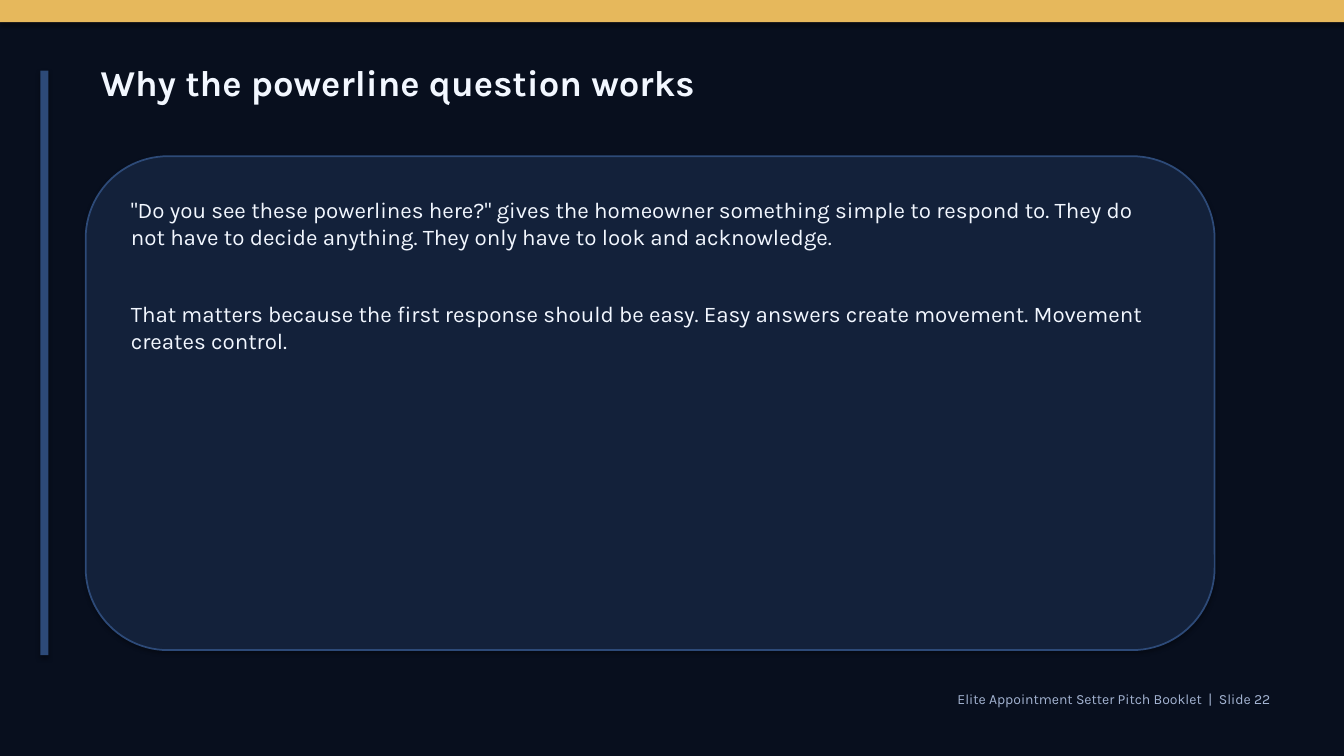
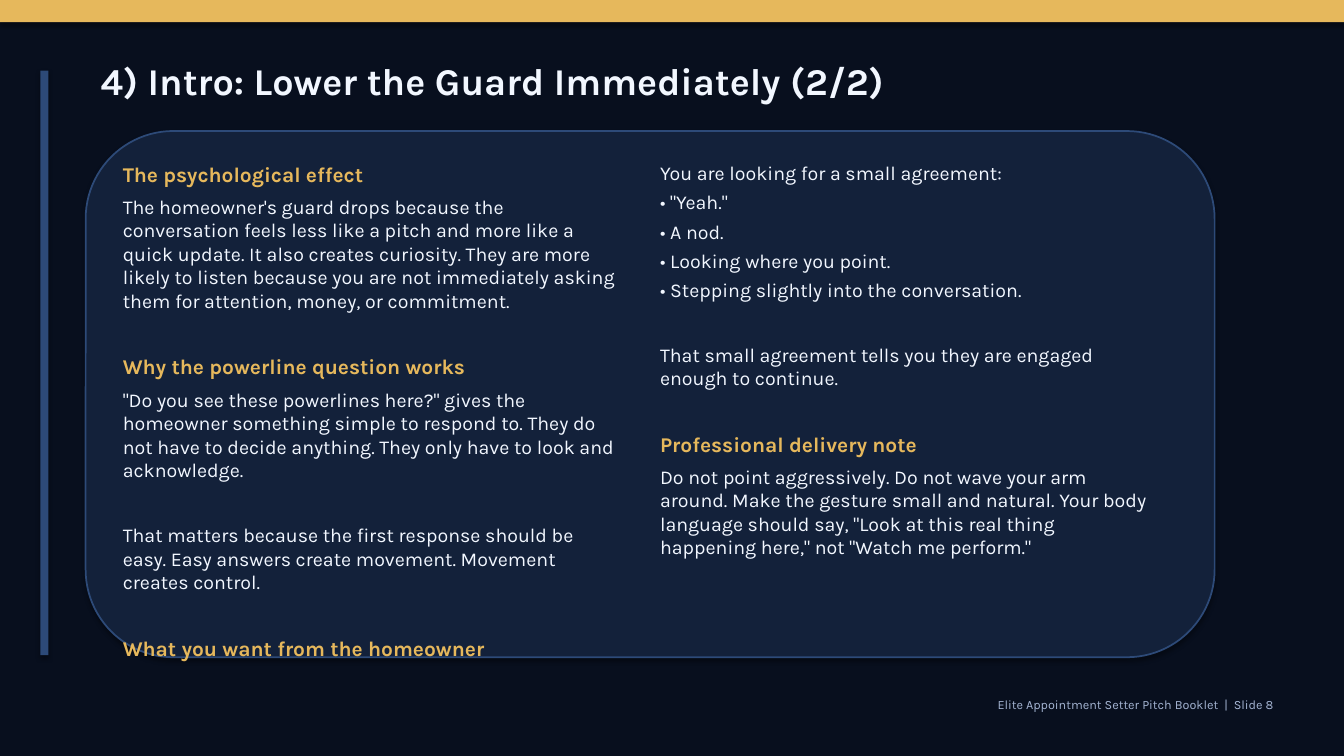
Before and after one commit to rvargas112902-ship-it/Solar-project, a slide deck: slide 8 of deliverables/APPOINTMENT_SETTER_HANDBOOK_ELITE_DECK.pptx (slide 22 before the commit). Drawn at 1344x756 pixels with LibreOffice and Linux fonts; fonts in the diff are those of the drawing. Boxes give left, top, right and bottom in pixels: in the first picture for what was removed or moved away, otherwise in the second. Text is boxed around its words. In the diff, an @@ line names an element or a change of style, - is before the commit and + after.

```diff
--- a/deliverables/APPOINTMENT_SETTER_HANDBOOK_ELITE_DECK.pptx
+++ b/deliverables/APPOINTMENT_SETTER_HANDBOOK_ELITE_DECK.pptx
@@ text at (x1=101, y1=66, x2=884, y2=104): text changed; size 26 to 27 pt @@
-Why the powerline question works
+4) Intro: Lower the Guard Immediately (2/2)
@@ rounded rectangle resized from (x1=86, y1=156, x2=1215, y2=650) to (x1=86, y1=131, x2=1215, y2=657) @@
@@ text at (x1=123, y1=167, x2=615, y2=590): paragraph added @@
+What you want from the homeowner
@@ text "The psychological effect" moved from (x1=131, y1=202, x2=1142, y2=350) to (x1=123, y1=167, x2=615, y2=590) @@
@@ text at (x1=123, y1=167, x2=615, y2=380): paragraphs added @@
+The psychological effect
+The homeowner's guard drops because the conversation feels less like a pitch and more like a quick update. It also creates curiosity. They are more likely to listen because you are not immediately asking them for attention, money, or commitment.
+Why the powerline question works
@@ text added at (x1=660, y1=166, x2=1146, y2=559), 14 pt, text #F2F7FF @@
+You are looking for a small agreement:
+• "Yeah."
+• A nod.
+• Looking where you point.
+• Stepping slightly into the conversation.
+That small agreement tells you they are engaged enough to continue.
+Professional delivery note
+Do not point aggressively. Do not wave your arm around. Make the gesture small and natural. Your body language should say, "Look at this real thing happening here," not "Watch me perform."
@@ text at (x1=123, y1=393, x2=613, y2=590): size 16 to 14 pt in ""Do you see these powerlines here?" gives ...", "That matters because the first response should ..."; less space between paragraphs @@
@@ text at (x1=998, y1=700, x2=1274, y2=712): text changed; size 10 to 9 pt @@
-Elite Appointment Setter Pitch Booklet | Slide 22
+Elite Appointment Setter Pitch Booklet | Slide 8
```
Also in this commit, not shown: 78 other slides changed, 58 slides removed.
